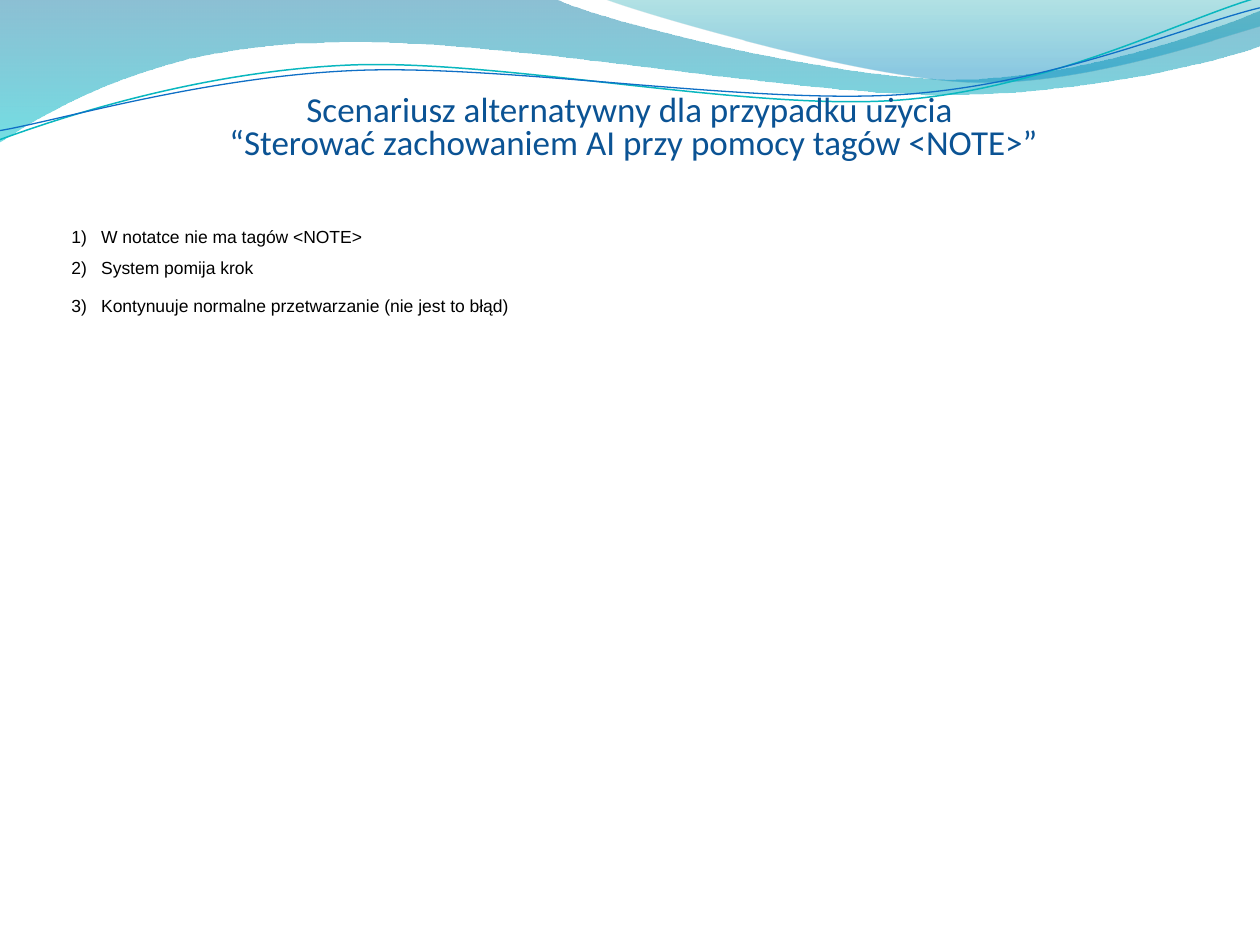
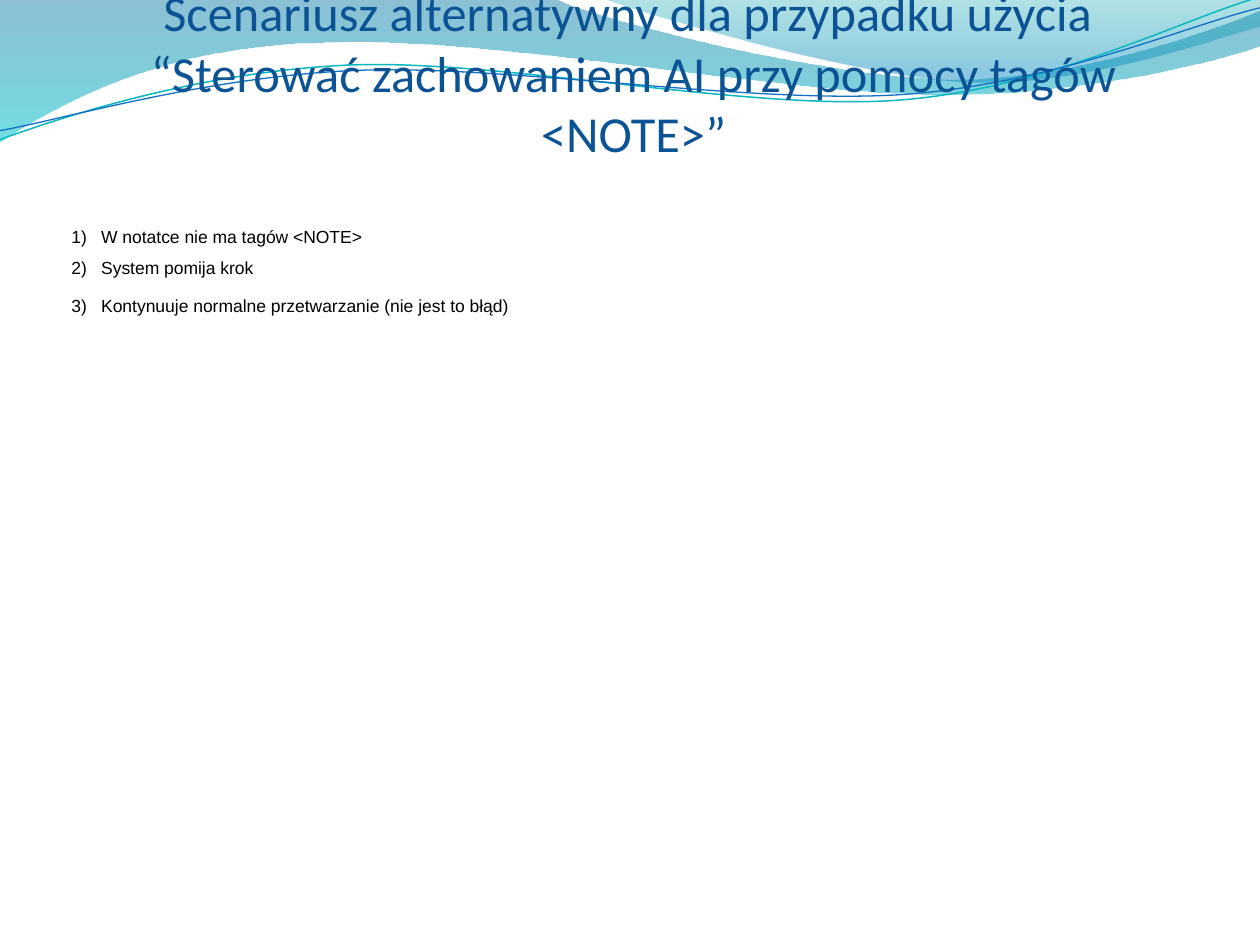
Before and after one commit to Manomenu/okno-mpsi-2026, a slide deck: slide 15 of Przeglad_koncowy_notes_ai.pptx. Drawn at 1260x945 pixels with LibreOffice and Linux fonts; fonts in the diff are those of the drawing; background and template pictures are left out. Boxes give left, top, right and bottom in pixels: in the first picture for what was removed or moved away, otherwise in the second. Text is boxed around its words. In the diff, an @@ line names an element or a change of style, - is before the commit and + after.

```diff
--- a/Przeglad_koncowy_notes_ai.pptx
+++ b/Przeglad_koncowy_notes_ai.pptx
@@ title "Scenariusz alternatywny dla przypadku użycia ..." at (x1=151, y1=0, x2=1116, y2=153): size 20 to 28.8 pt; line spacing 0.8 to 1 @@
```
Also in this commit, not shown: 5 other slides changed.
